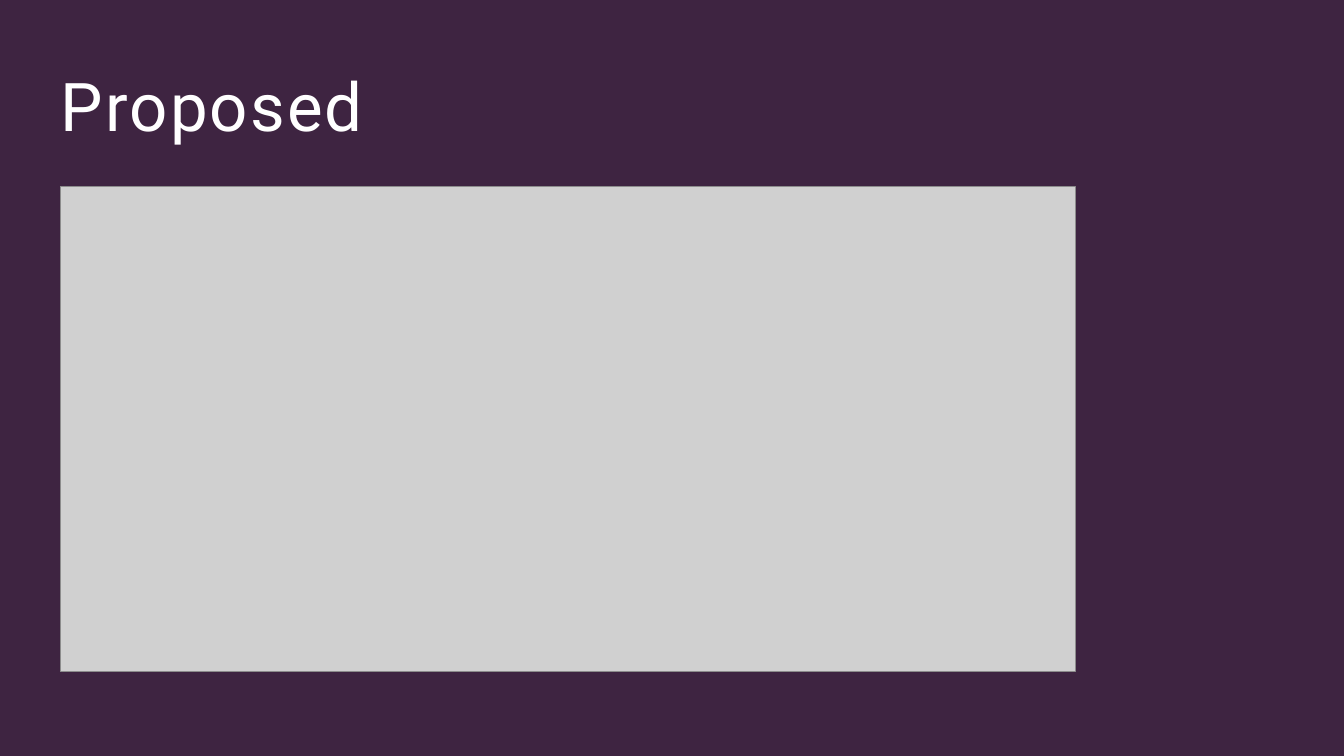
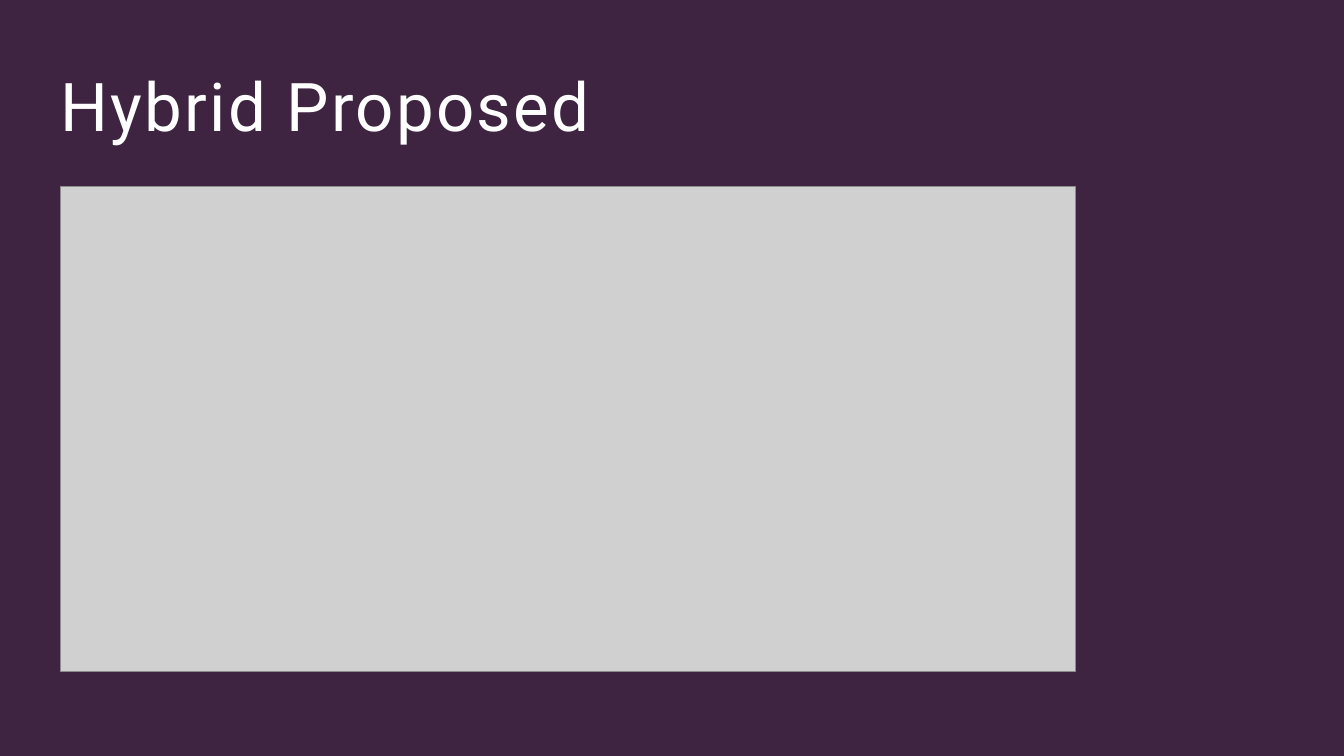
Before and after one commit to gvharikrishna/publicis, a slide deck: slide 7 of POC1/Azure Migration.pptx. Drawn at 1344x756 pixels with LibreOffice and Linux fonts; fonts in the diff are those of the drawing; grey boxes stand for pictures. Boxes give left, top, right and bottom in pixels: in the first picture for what was removed or moved away, otherwise in the second. Text is boxed around its words. In the diff, an @@ line names an element or a change of style, - is before the commit and + after.

```diff
--- a/POC1/Azure Migration.pptx
+++ b/POC1/Azure Migration.pptx
@@ title at <box>61,80,589,146</box>: text changed @@
-Proposed
+Hybrid Proposed
```
Also in this commit, not shown: 2 other slides changed, 1 slide added.
